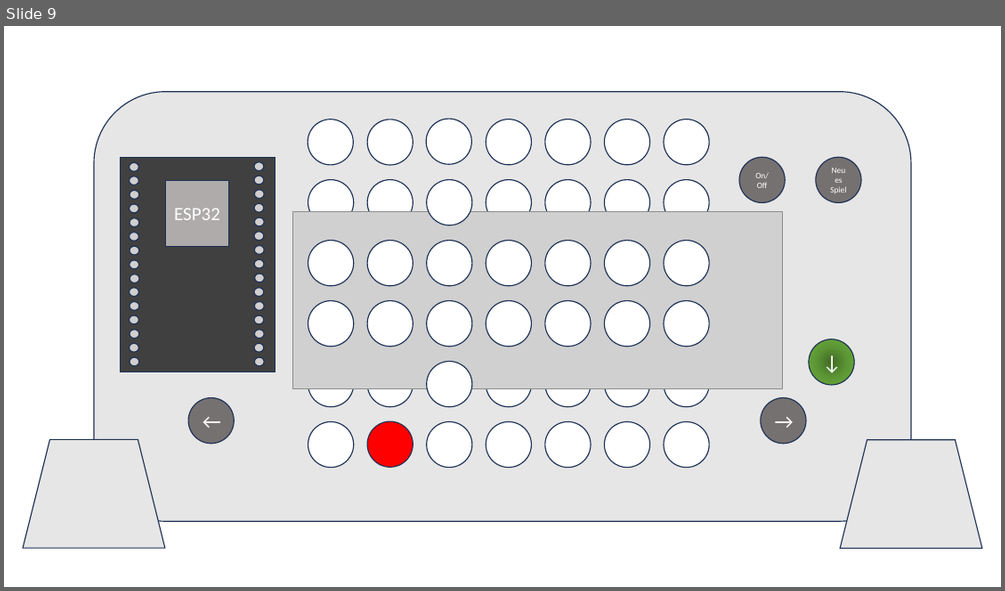
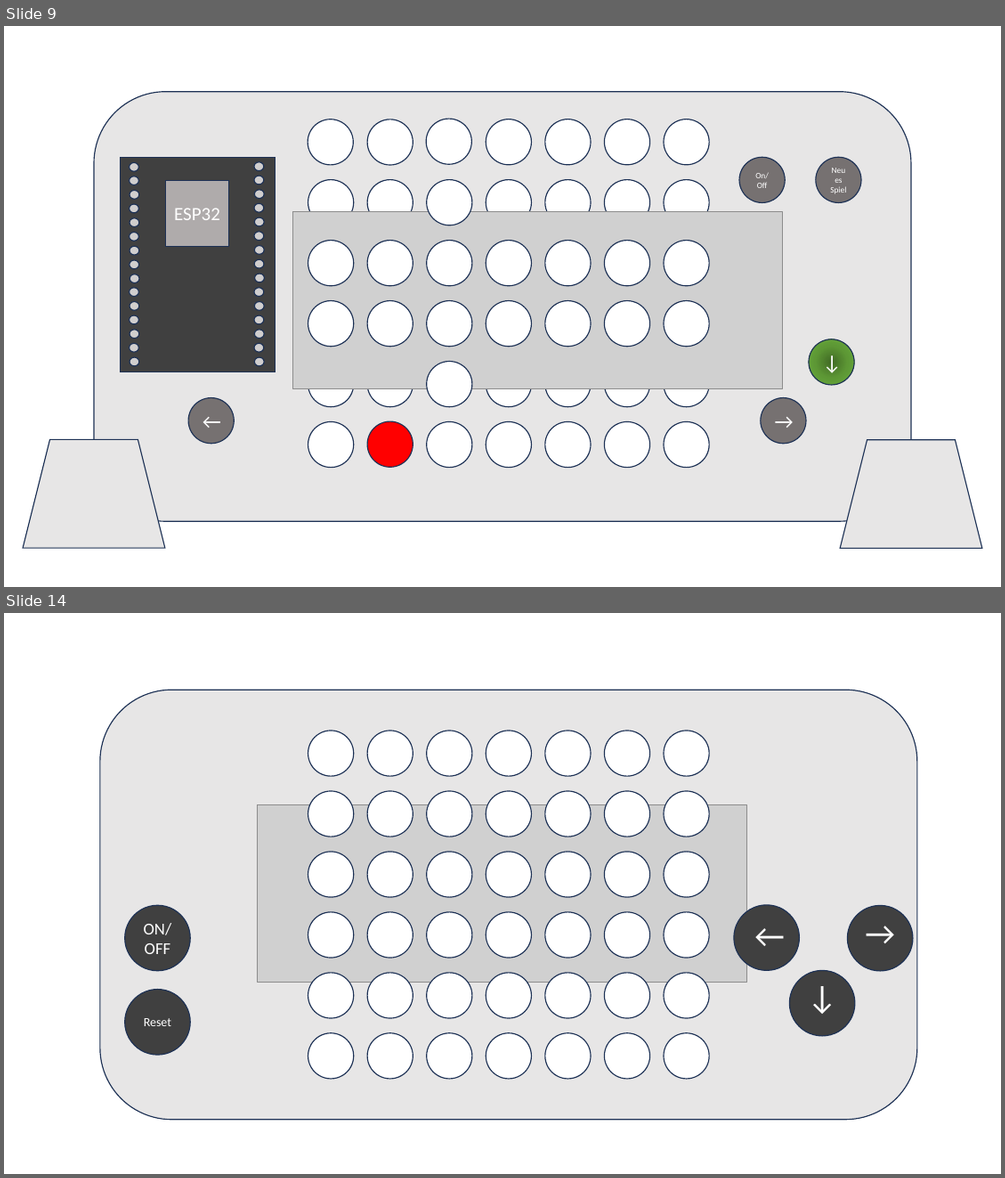
Before and after one commit to wago-enterprise-education/praktikum-vier-gewinnt, a slide deck: doc/Prototyp Vier Gewinnt.pptx. Shown one above the other, each under a label of ours: slide 9 before the commit, slides 9 and 14 after it; the slides between them are not shown. The pictures are 1005x591 and 1005x1178 pixels, drawn with LibreOffice and Linux fonts; fonts in the diff are those of the drawing; grey boxes stand for pictures. Boxes give left, top, right and bottom in pixels: in the first picture for what was removed or moved away, otherwise in the second. Text is boxed around its words. In the diff, an @@ line names an element or a change of style, - is before the commit and + after.

```diff
--- a/doc/Prototyp Vier Gewinnt.pptx
+++ b/doc/Prototyp Vier Gewinnt.pptx
@@ slide 14 added at [4,613,1001,1174], background #FFFFFF @@
@@ rounded rectangle added at [100,690,917,1119], fill #E7E6E6, outline #1E3256 1 pt @@
@@ group added at [308,730,709,1078]: 42 ellipses @@
@@ picture added at [258,805,746,981] @@
@@ ellipse added at [125,906,191,971], fill #404040, outline #1E3256 1 pt, 16 pt, text #FFFFFF @@
+ON/OFF
@@ ellipse added at [734,905,800,971], fill #404040, outline #1E3256 1 pt, 32 pt, text #FFFFFF @@
+↑
@@ ellipse added at [848,906,914,971], fill #404040, outline #1E3256 1 pt, 32 pt, text #FFFFFF @@
+←
@@ ellipse added at [789,971,855,1037], fill #404040, outline #1E3256 1 pt, 32 pt, text #FFFFFF @@
+↑
@@ ellipse added at [125,989,191,1055], fill #404040, outline #1E3256 1 pt, 12 pt, text #FFFFFF @@
+Reset
```
Also in this commit, not shown: 1 slide changed, 6 other slides added.
